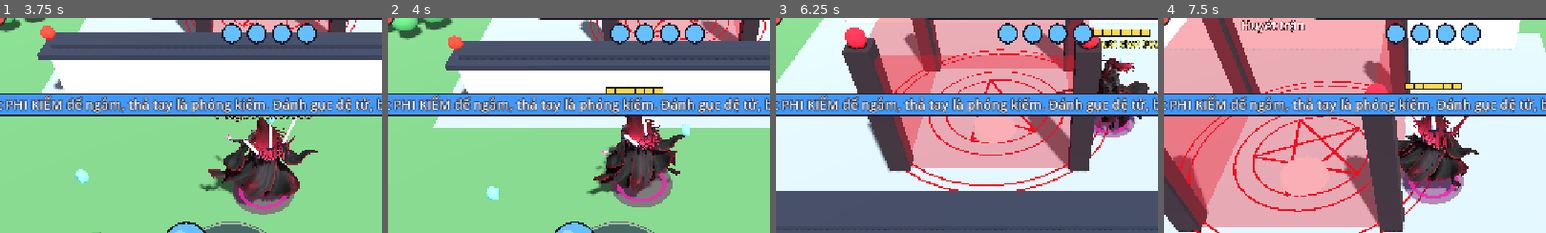
Above: before the commit, frames 1-4 (left to right).
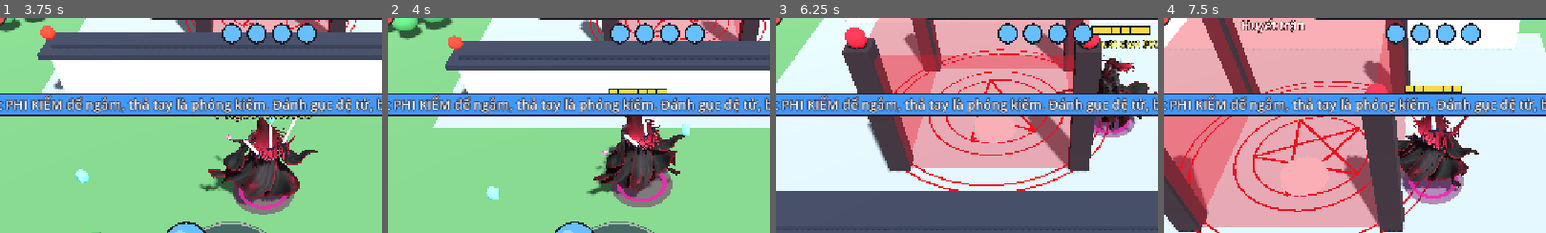
Above: after the commit, the same moments.

Repository: quanace11/gametienty
Game: Godot game, scene res://main.tscn
Two runs of this game, one before a commit and one after it. Both use one fixed random seed, a clock stepped at 60 frames per second and the inputs below.
Inputs (mouse positions are % of the whole screen's width and height, from its top left):
- Up to frame 1 (3.75 s): click "MA TU" at 0.5 s; drag from (90, 11) to (60, 28) at 1.27 s; drag from (30, 55) to (45, 70) at 2.02 s; move the mouse to (60, 28) at 2.77 s; hold D (move_right) 2.78-3.5 s; tap Tab (spectate_next) at 2.85 s; drag from (45, 70) to (20, 35) at 3.52 s
- Up to frame 2 (4 s): no input
- Up to frame 3 (6.25 s): move the mouse to (80, 65) at 4.27 s; hold A (move_left) 4.28-5 s; tap R at 4.35 s; tap Space at 4.52 s; drag from (20, 35) to (35, 25) at 5.02 s; move the mouse to (55, 50) at 5.77 s; hold S (move_down) from 5.78 s (still down); tap G at 5.85 s; click (55, 50) at 5.92 s
- Up to frame 4 (7.5 s): release S (move_down) at 6.5 s; drag from (35, 25) to (30, 55) at 6.52 s; move the mouse to (72, 45) at 7.27 s; hold W (move_up) from 7.28 s (still down); tap Shift (dash) at 7.35 s
The pictures show only the part of the screen within x 15-65%, y 9-59%; the shares and areas given below are measured in that part.

Frame 1 is identical in both runs. In frame 2, 0.3% of the frame differs, in the area x 57-73%, y 32-36%; in frame 3, 0.6%, in the area x 82-98%, y 3-9%; in frame 4, 0.5%.

Commit message:
Thanh máu nội suy theo hình nhân vật, không giật
Thanh máu đọc vị trí vật lý (60 lần/giây) trong khi hình nhân vật được nội
suy mỗi khung hình, nên thanh lệch nhịp với đầu nhân vật. Giờ thanh tự ghi vị
trí hai lần tính vật lý gần nhất và nội suy giống hình.

Co-Authored-By: Claude Opus 5.5 (1M context) <noreply@anthropic.com>
Claude-Session: https://claude.ai/code/session_01PZHPhokRVwCGpRS8Jn3sKo

Diff:
--- a/UI/health_bars.gd
+++ b/UI/health_bars.gd
@@ -4,6 +4,8 @@
 ## lục, phe kia đỏ. Vừa mất máu thì ô vừa mất chớp trắng và hiện số "-1" bay lên.
 ## Chỉ đọc GameState.rules và vị trí nhân vật, không đổi gì. Vẽ tất cả trong một
 ## lần _draw (một batch), danh sách nhân vật lấy lại mỗi giây.
+## Vị trí thanh nội suy giữa hai lần tính vật lý giống hình nhân vật (60 lần/giây
+## vật lý, màn hình có thể 90/120 Hz), nên thanh dính theo đầu, không giật / xé.
 
 const HEAD_HEIGHT := 2.75 # mét trên chân, ngay trên tên
 const PIP_W := 14.0
@@ -12,6 +14,7 @@
 const FLASH_TIME := 0.35
 const POP_TIME := 0.7
 const REFRESH_INTERVAL := 1.0
+const SNAP_DIST := 6.0 # mét trong một lần tính vật lý: dịch chuyển, không nội suy
 const OWN := Color(1.0, 0.85, 0.3)
 const ALLY := Color(0.35, 0.9, 0.45)
 const ENEMY := Color(0.95, 0.25, 0.25)
@@ -19,6 +22,8 @@
 const BORDER := Color(0.05, 0.03, 0.05, 0.9)
 
 var _entities: Array[EntityBase] = []
+var _prev: Array[Vector3] = [] # vị trí ở lần tính vật lý trước, theo thứ tự _entities
+var _curr: Array[Vector3] = []
 var _refresh_left := 0.0
 var _hit_left := {} # peer_id -> giây còn chớp / còn hiện "-1"
 
@@ -26,6 +31,7 @@
 func _ready() -> void:
 	set_anchors_and_offsets_preset(Control.PRESET_FULL_RECT)
 	mouse_filter = Control.MOUSE_FILTER_IGNORE
+	process_physics_priority = 100 # ghi vị trí sau khi trận đã di chuyển nhân vật
 	EventBus.player_hit.connect(func(id: int, _a: int, _hp: int) -> void: _hit_left[id] = POP_TIME)
 
 
@@ -36,11 +42,25 @@
 		_entities.clear()
 		for n in get_tree().get_nodes_in_group(GameTypes.GROUP_ENTITIES):
 			_entities.append(n as EntityBase)
+		_prev.resize(_entities.size())
+		_curr.resize(_entities.size())
+		for i in _entities.size():
+			_curr[i] = _entities[i].global_position
+			_prev[i] = _curr[i]
 	for id: int in _hit_left.keys():
 		_hit_left[id] -= delta
 		if _hit_left[id] <= 0.0:
 			_hit_left.erase(id)
 	queue_redraw()
+
+
+func _physics_process(_delta: float) -> void:
+	for i in _entities.size():
+		if is_instance_valid(_entities[i]):
+			_prev[i] = _curr[i]
+			_curr[i] = _entities[i].global_position
+			if _prev[i].distance_squared_to(_curr[i]) > SNAP_DIST * SNAP_DIST:
+				_prev[i] = _curr[i] # dịch chuyển: nhảy luôn
 
 
 func _draw() -> void:
@@ -51,10 +71,12 @@
 	var my_role := GameState.my_role()
 	var me := multiplayer.get_unique_id()
 	var font := get_theme_default_font()
-	for e in _entities:
+	var frac := Engine.get_physics_interpolation_fraction()
+	for i in _entities.size():
+		var e := _entities[i]
 		if not is_instance_valid(e) or not e.is_visible_in_tree() or e.is_out():
 			continue
-		var head := e.global_position + Vector3.UP * HEAD_HEIGHT
+		var head := _prev[i].lerp(_curr[i], frac) + Vector3.UP * HEAD_HEIGHT
 		if cam.is_position_behind(head):
 			continue
 		var p := rules.record(e.peer_id)
